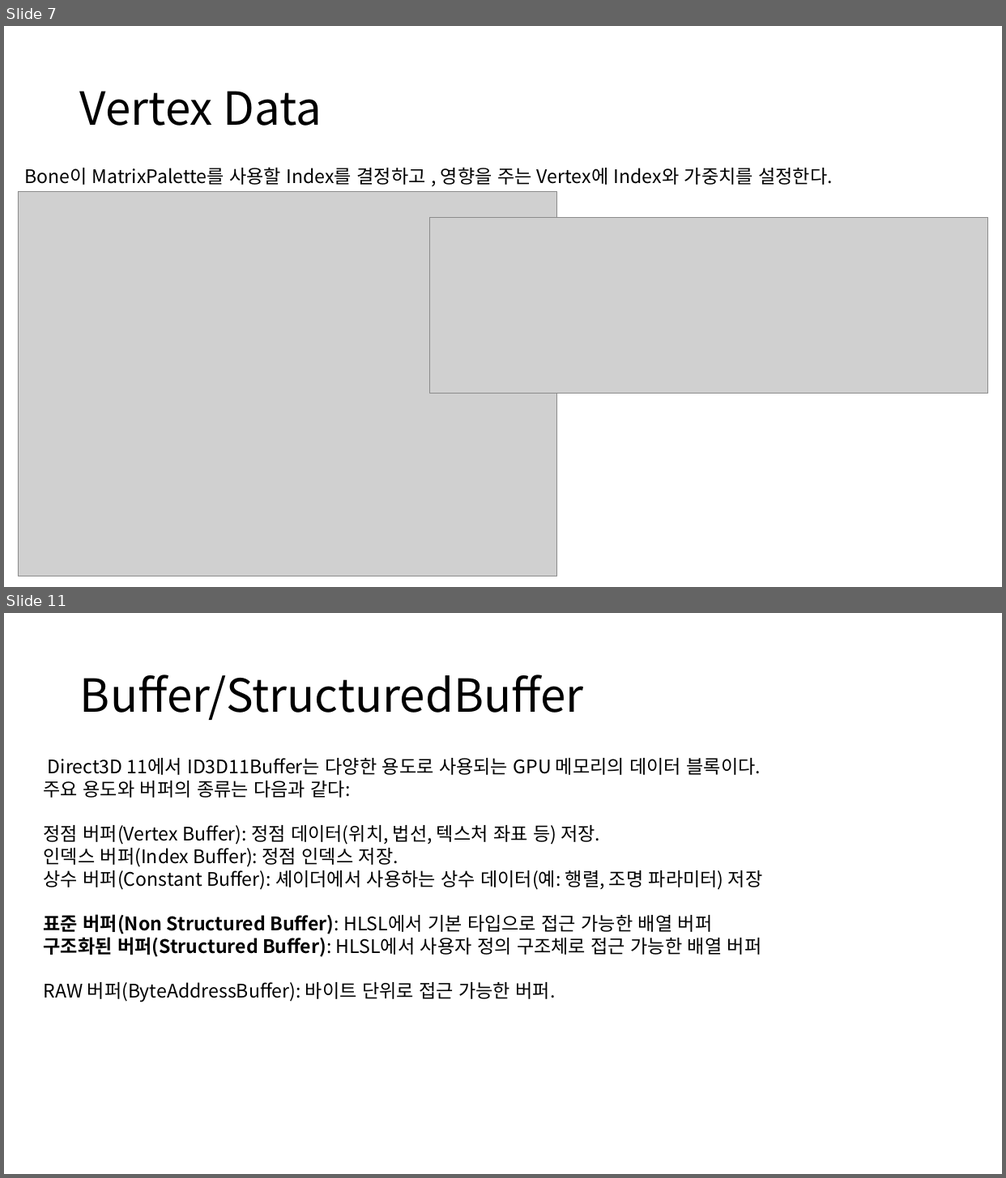
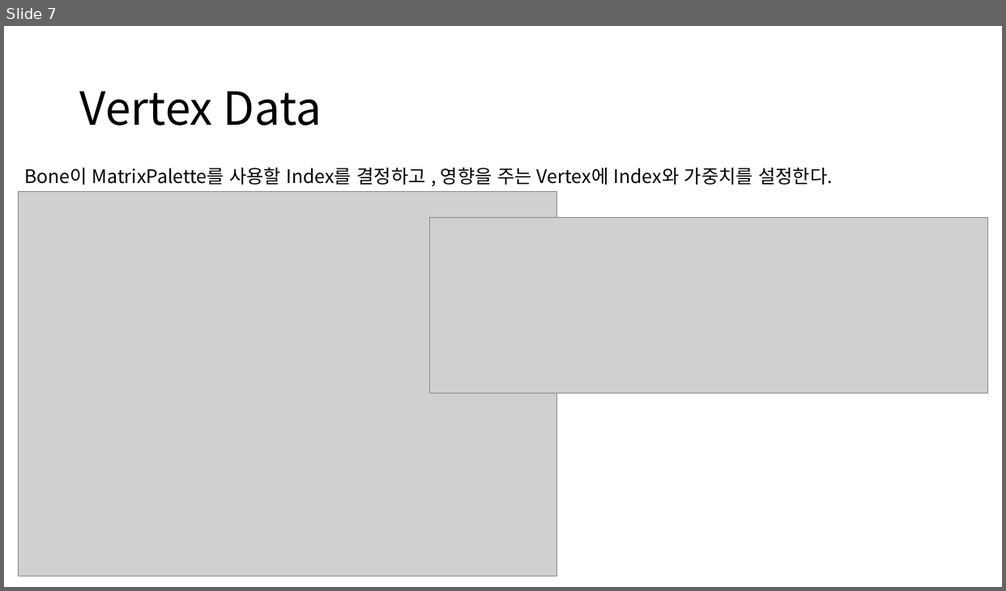
Before and after one commit to ldw9981/D3D11_Tutorial, a slide deck: Documents/11-SkinnedSkeletalMesh.pptx. Shown one above the other, each under a label of ours: slides 7 and 11 before the commit, slide 7 after it; the slides between them are not shown. The pictures are 1006x1178 and 1006x591 pixels, drawn with LibreOffice and Linux fonts; fonts in the diff are those of the drawing; grey boxes stand for pictures. Boxes give left, top, right and bottom in pixels: in the first picture for what was removed or moved away, otherwise in the second. Text is boxed around its words. In the diff, an @@ line names an element or a change of style, - is before the commit and + after.

```diff
--- a/Documents/11-SkinnedSkeletalMesh.pptx
+++ b/Documents/11-SkinnedSkeletalMesh.pptx
@@ slide 11 removed at (4, 613, 1002, 1174), background #FFFFFF @@
@@ title removed at (80, 675, 584, 720) @@
-Buffer/StructuredBuffer
@@ text removed at (44, 758, 763, 1003) @@
-Direct3D 11에서 ID3D11Buffer는 다양한 용도로 사용되는 GPU 메모리의 데이터 블록이다.
-주요 용도와 버퍼의 종류는 다음과 같다:
-정점 버퍼(Vertex Buffer): 정점 데이터(위치, 법선, 텍스처 좌표 등) 저장.
-인덱스 버퍼(Index Buffer): 정점 인덱스 저장.
-상수 버퍼(Constant Buffer): 셰이더에서 사용하는 상수 데이터(예: 행렬, 조명 파라미터) 저장
-표준 버퍼(Non Structured Buffer): HLSL에서 기본 타입으로 접근 가능한 배열 버퍼
-구조화된 버퍼(Structured Buffer): HLSL에서 사용자 정의 구조체로 접근 가능한 배열 버퍼
-RAW 버퍼(ByteAddressBuffer): 바이트 단위로 접근 가능한 버퍼.
```
Also in this commit, not shown: 4 slides changed, 2 other slides removed.
